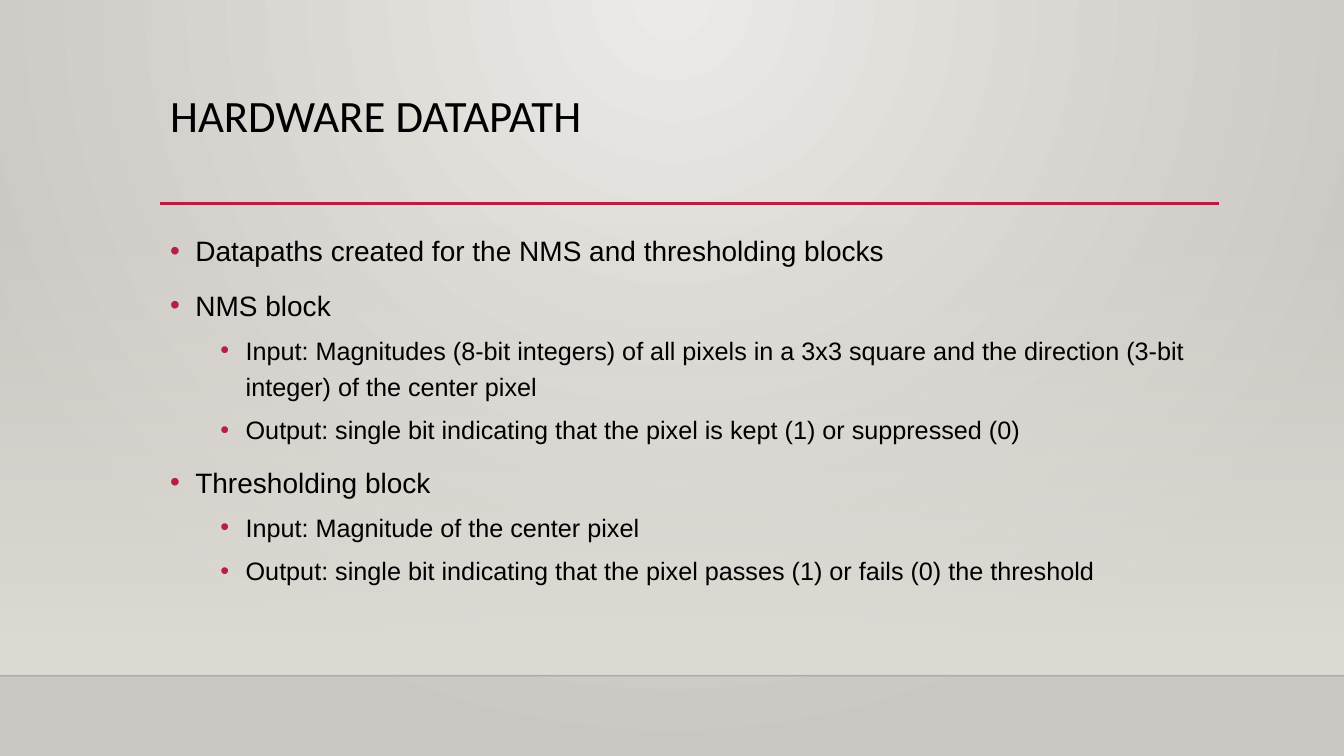
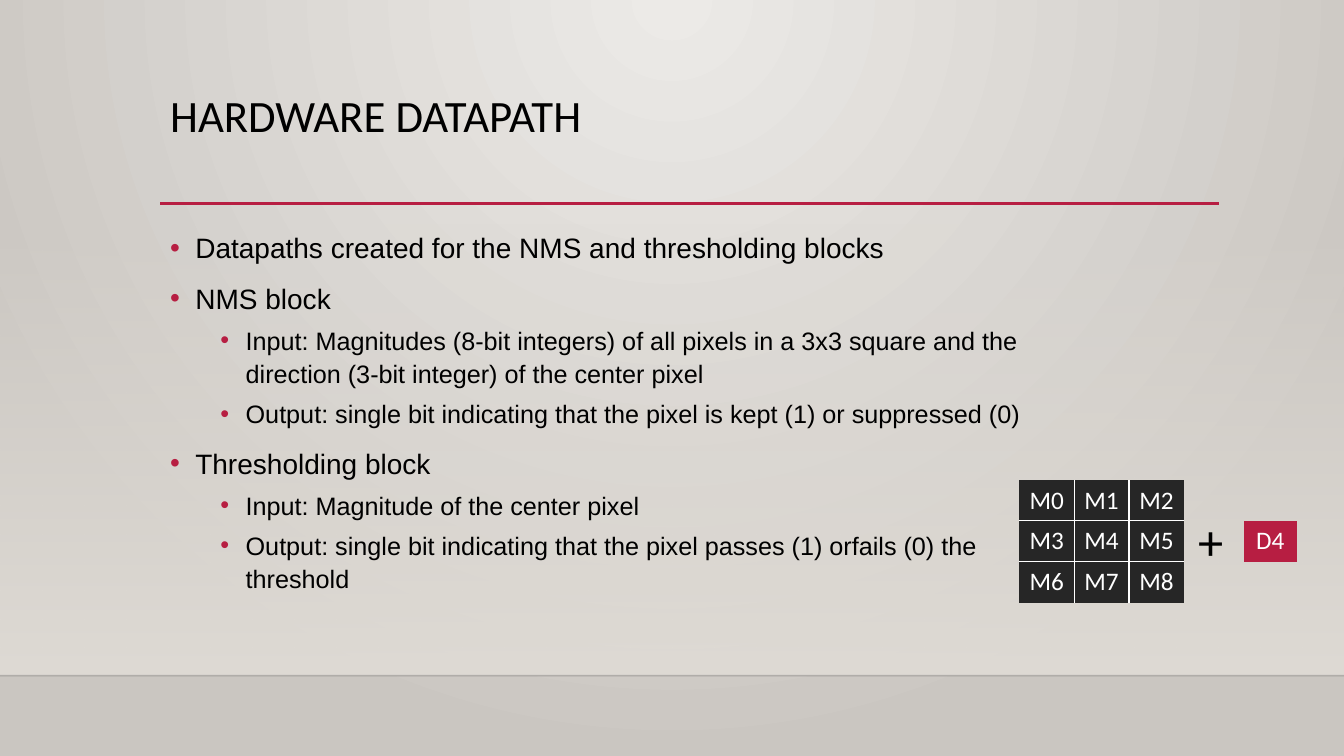
Before and after one commit to Maximus32/Reconfig-Canny, a slide deck: slide 9 of Deliverables/Canny edge detection – fpga speedup.pptx (slide 10 before the commit). Drawn at 1344x756 pixels with LibreOffice and Linux fonts; fonts in the diff are those of the drawing; background and template pictures are left out. Boxes give left, top, right and bottom in pixels: in the first picture for what was removed or moved away, otherwise in the second. Text is boxed around its words. In the diff, an @@ line names an element or a change of style, - is before the commit and + after.

```diff
--- a/Deliverables/Canny edge detection – fpga speedup.pptx
+++ b/Deliverables/Canny edge detection – fpga speedup.pptx
@@ text at (195,237,1020,520): line spacing 1.2 to 1.1 @@
@@ table added at (1019,480,1183,603), 3 rows, 3 columns @@
+M0 | M1 | M2
+M3 | M4 | M5
+M6 | M7 | M8
@@ text added at (1174,506,1249,578), 36 pt, text #000000 @@
++
@@ text at (246,536,976,589): text changed @@
-  • Output: single bit indicating that the pixel passes (1) or fails (0) the threshold
+  • Output: single bit indicating that the pixel passes (1) orfails (0) the threshold
@@ table added at (1244,521,1297,563), 1 rows, 1 columns @@
+D4
```
Also in this commit, not shown: 5 other slides changed, 5 slides added, 6 slides removed.
